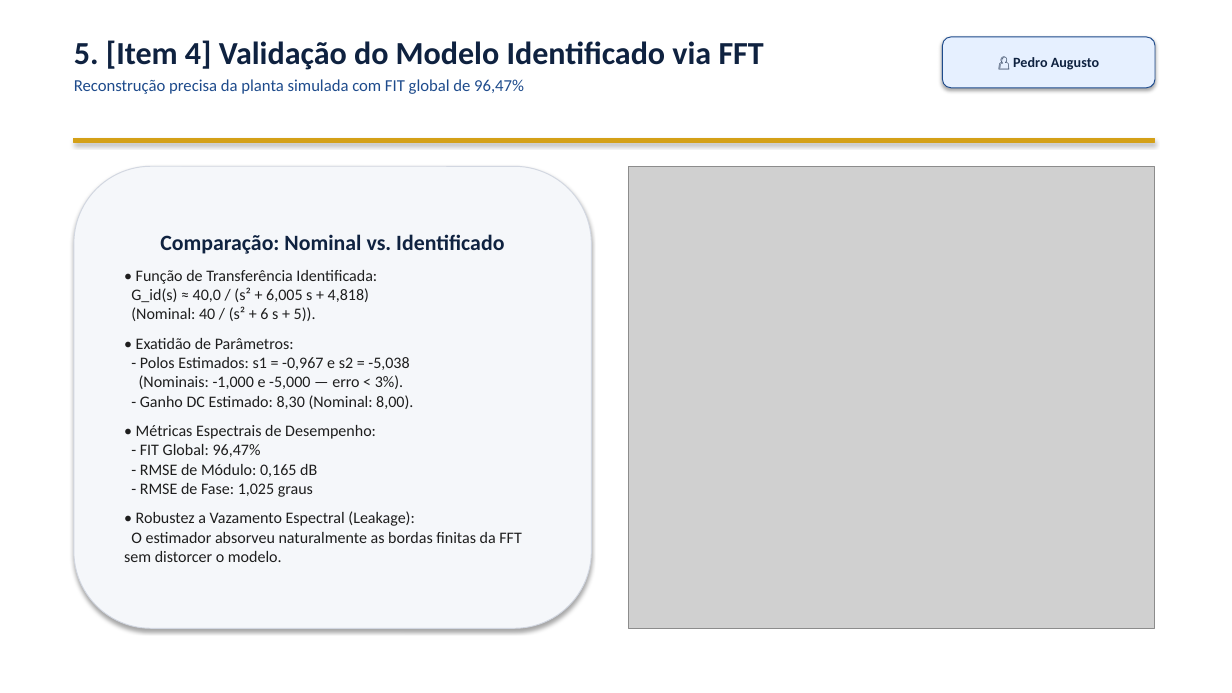
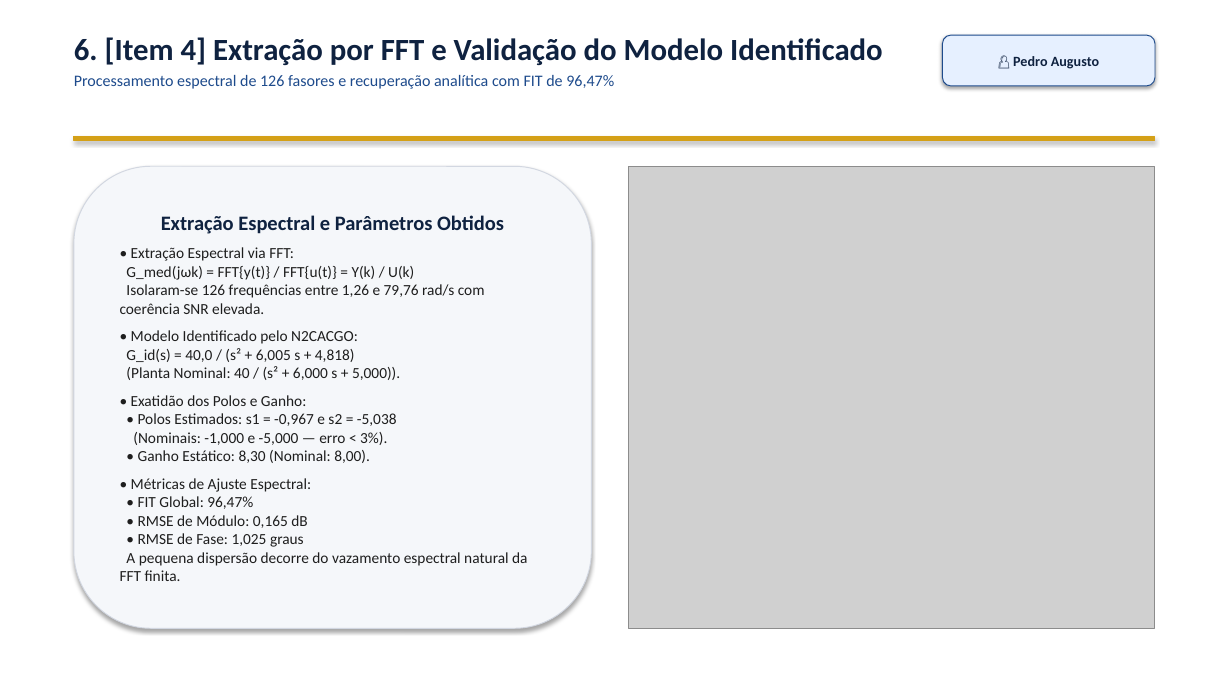
Before and after one commit to VPariz/masd-identificacao-n2cacgo, a slide deck: slide 7 of apresentacao/apresentacao_MASD_N2CACGO_IME.pptx (slide 6 before the commit). Drawn at 1232x693 pixels with LibreOffice and Linux fonts; fonts in the diff are those of the drawing; grey boxes stand for pictures. Boxes give left, top, right and bottom in pixels: in the first picture for what was removed or moved away, otherwise in the second. Text is boxed around its words. In the diff, an @@ line names an element or a change of style, - is before the commit and + after.

```diff
--- a/apresentacao/apresentacao_MASD_N2CACGO_IME.pptx
+++ b/apresentacao/apresentacao_MASD_N2CACGO_IME.pptx
@@ text at (74,37,883,89): text changed; size 13 to 12.5 pt @@
-5. [Item 4] Validação do Modelo Identificado via FFT
-Reconstrução precisa da planta simulada com FIT global de 96,47%
+6. [Item 4] Extração por FFT e Validação do Modelo Identificado
+Processamento espectral de 126 fasores e recuperação analítica com FIT de 96,47%
@@ text in rounded rectangle at (120,215,527,581): text changed; size 12.5 to 12 pt @@
-Comparação: Nominal vs. Identificado
-• Função de Transferência Identificada:
-G_id(s) ≈ 40,0 / (s² + 6,005 s + 4,818)
-(Nominal: 40 / (s² + 6 s + 5)).
-• Exatidão de Parâmetros:
-- Polos Estimados: s1 = -0,967 e s2 = -5,038
-(Nominais: -1,000 e -5,000 — erro < 3%).
-- Ganho DC Estimado: 8,30 (Nominal: 8,00).
-• Métricas Espectrais de Desempenho:
-- FIT Global: 96,47%
-- RMSE de Módulo: 0,165 dB
-- RMSE de Fase: 1,025 graus
-• Robustez a Vazamento Espectral (Leakage):
-O estimador absorveu naturalmente as bordas finitas da FFT sem distorcer o modelo.
+Extração Espectral e Parâmetros Obtidos
+• Extração Espectral via FFT:
+G_med(jωk) = FFT{y(t)} / FFT{u(t)} = Y(k) / U(k)
+Isolaram-se 126 frequências entre 1,26 e 79,76 rad/s com coerência SNR elevada.
+• Modelo Identificado pelo N2CACGO:
+G_id(s) = 40,0 / (s² + 6,005 s + 4,818)
+(Planta Nominal: 40 / (s² + 6,000 s + 5,000)).
+• Exatidão dos Polos e Ganho:
+• Polos Estimados: s1 = -0,967 e s2 = -5,038
+(Nominais: -1,000 e -5,000 — erro < 3%).
+• Ganho Estático: 8,30 (Nominal: 8,00).
+• Métricas de Ajuste Espectral:
+• FIT Global: 96,47%
+• RMSE de Módulo: 0,165 dB
+• RMSE de Fase: 1,025 graus
+A pequena dispersão decorre do vazamento espectral natural da FFT finita.
```
Also in this commit, not shown: 6 other slides changed, 6 slides added, 3 slides removed, 4 other files.
